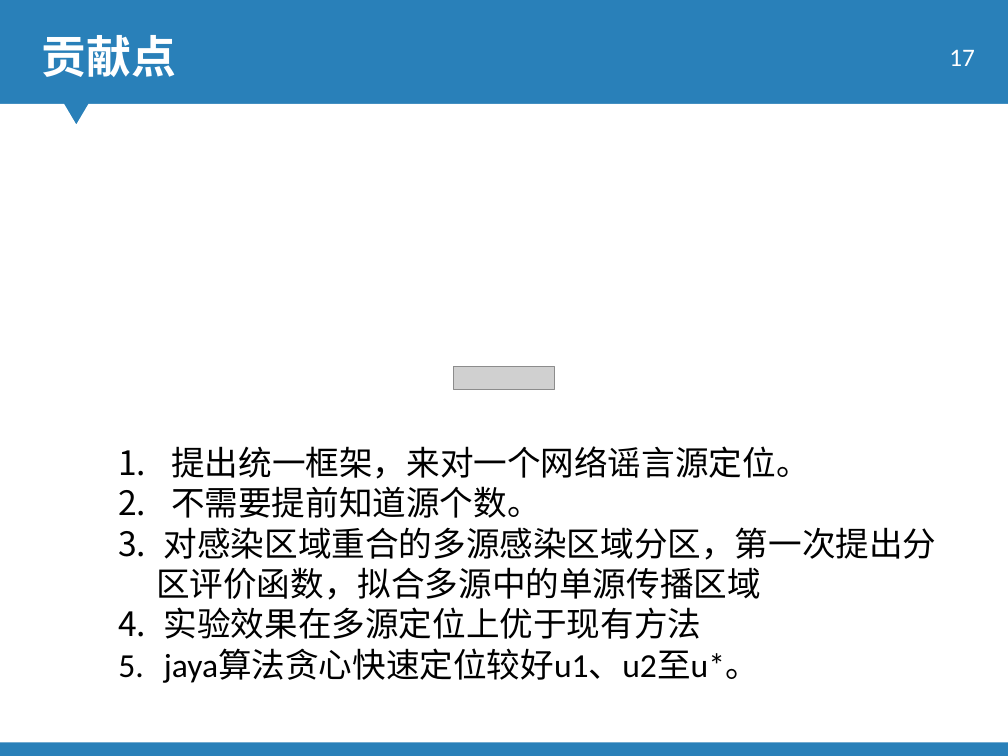
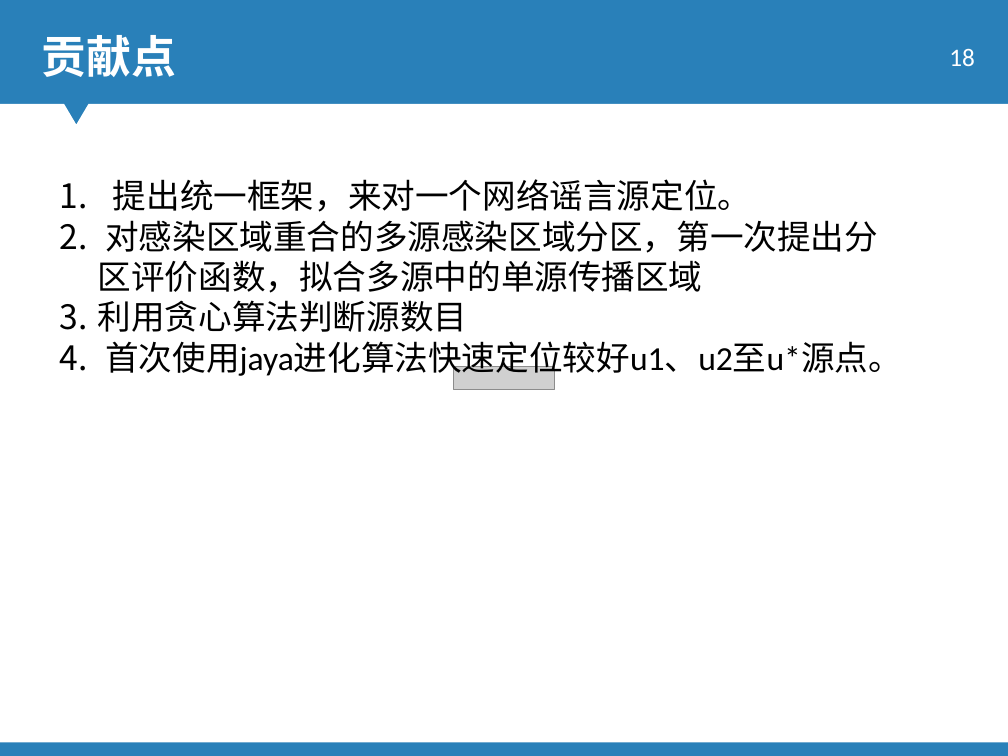
Before and after one commit to 15779235038/mypaper, a slide deck: slide 18 of jarden_center/main_code/single-multiple-source/baseon_setCover/鲍志强.pptx (slide 17 before the commit). Drawn at 1008x756 pixels with LibreOffice and Linux fonts; fonts in the diff are those of the drawing; grey boxes stand for pictures; background and template pictures are left out. Boxes give left, top, right and bottom in pixels: in the first picture for what was removed or moved away, otherwise in the second. Text is boxed around its words. In the diff, an @@ line names an element or a change of style, - is before the commit and + after.

```diff
--- a/jarden_center/main_code/single-multiple-source/baseon_setCover/鲍志强.pptx
+++ b/jarden_center/main_code/single-multiple-source/baseon_setCover/鲍志强.pptx
@@ page number at [949,48,975,66]: text changed @@
-17
+18
@@ text "提出统一框架，来对一个网络谣言源定位。": place and size @@
-text "提出统一框架，来对一个网络谣言源定位。" at [156,446,937,683]
+text "提出统一框架，来对一个网络谣言源定位。" at [98,179,902,379]
@@ text at [98,300,902,379]: text changed @@
-4. 实验效果在多源定位上优于现有方法
-5. jaya算法贪心快速定位较好u1、u2至u*。
+3. 利用贪心算法判断源数目
+4. 首次使用jaya进化算法快速定位较好u1、u2至u*源点。
@@ text at [171,486,541,518]: paragraph removed @@
-2. 不需要提前知道源个数。
```
Also in this commit, not shown: 4 other slides changed, 1 slide added, 14 other files.
